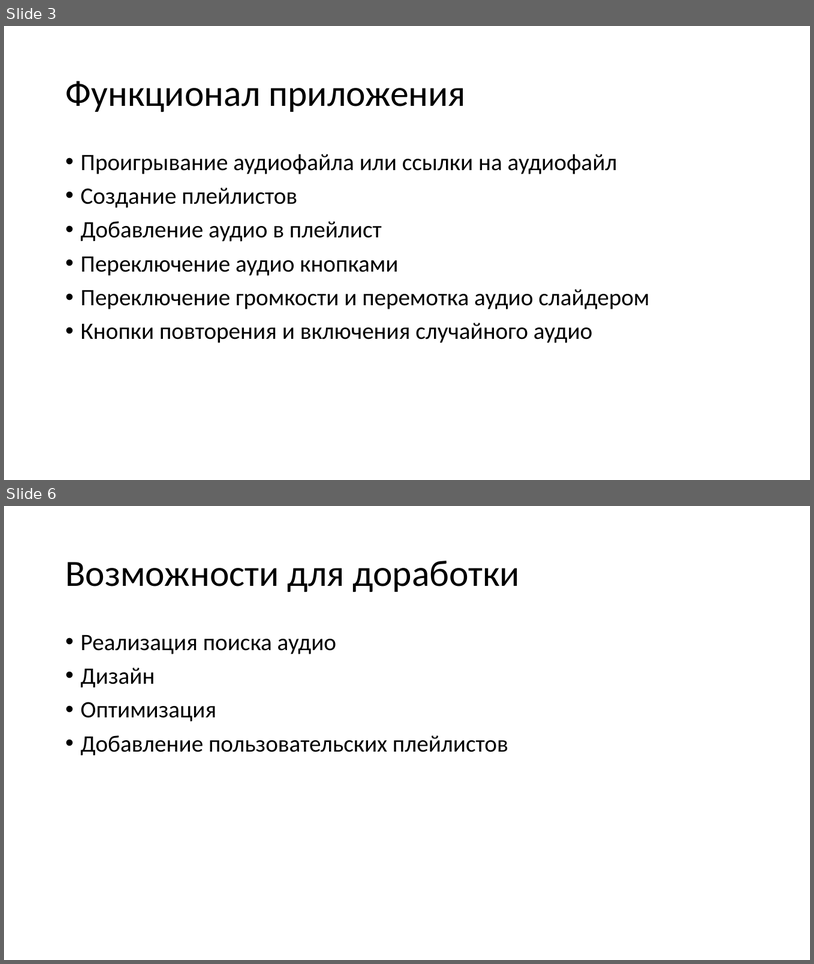
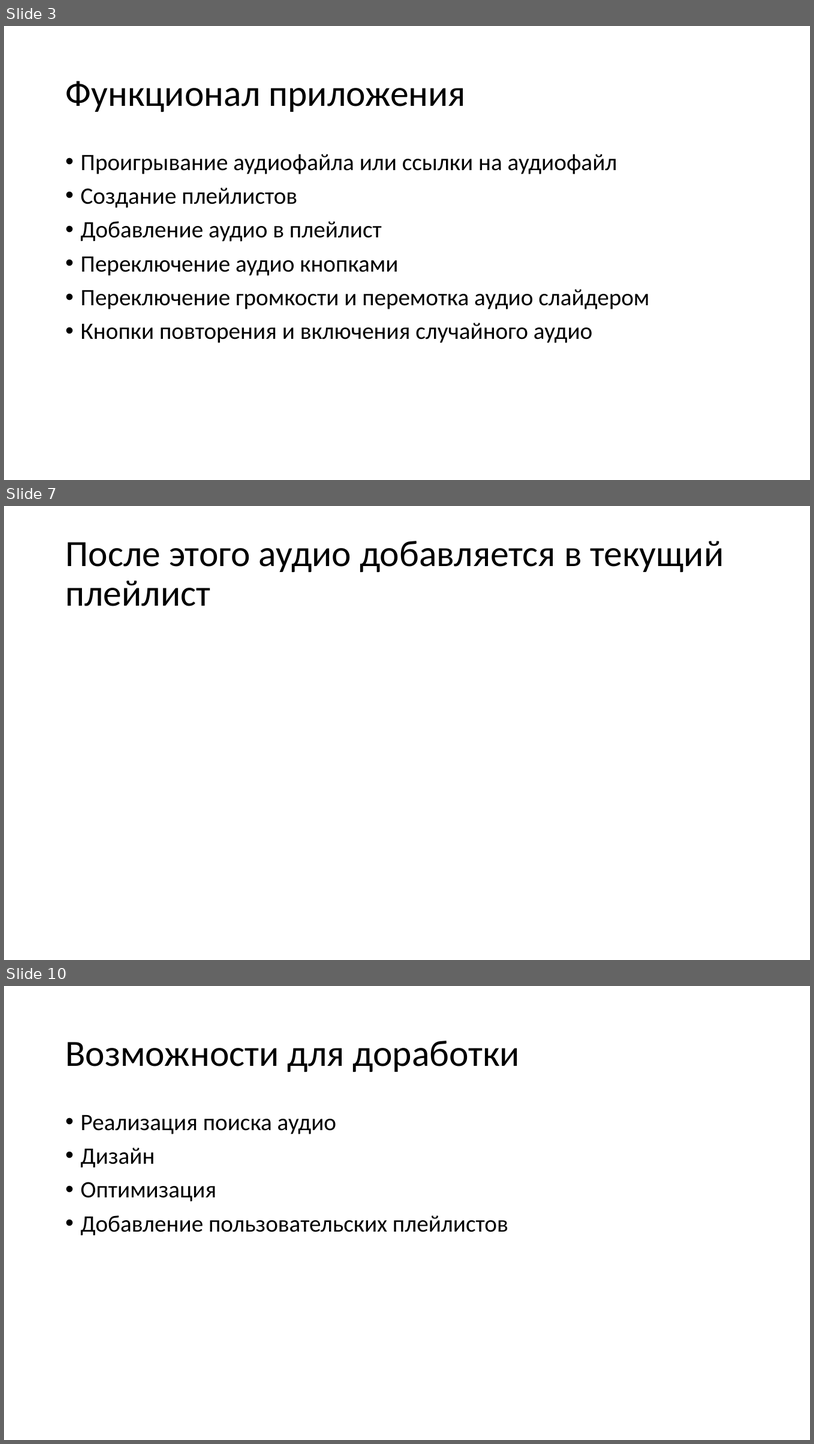
Before and after one commit to Ononim03/Simple_Audio, a slide deck: Simple audio.pptx. Shown one above the other, each under a label of ours: slides 3 and 6 before the commit, slides 3, 7 and 10 after it; the slides between them are not shown. The pictures are 814x964 and 814x1444 pixels, drawn with LibreOffice and Linux fonts; fonts in the diff are those of the drawing. Boxes give left, top, right and bottom in pixels: in the first picture for what was removed or moved away, otherwise in the second. Text is boxed around its words. In the diff, an @@ line names an element or a change of style, - is before the commit and + after.

```diff
--- a/Simple audio.pptx
+++ b/Simple audio.pptx
@@ slide 7 added at (x1=4, y1=506, x2=810, y2=960), background #FFFFFF @@
@@ title added at (x1=65, y1=541, x2=724, y2=606), 44 pt, text #000000 @@
+После этого аудио добавляется в текущий плейлист
@@ what was slide 6 is now slide 10 @@
```
Also in this commit, not shown: 5 other slides added, 2 slides removed.
